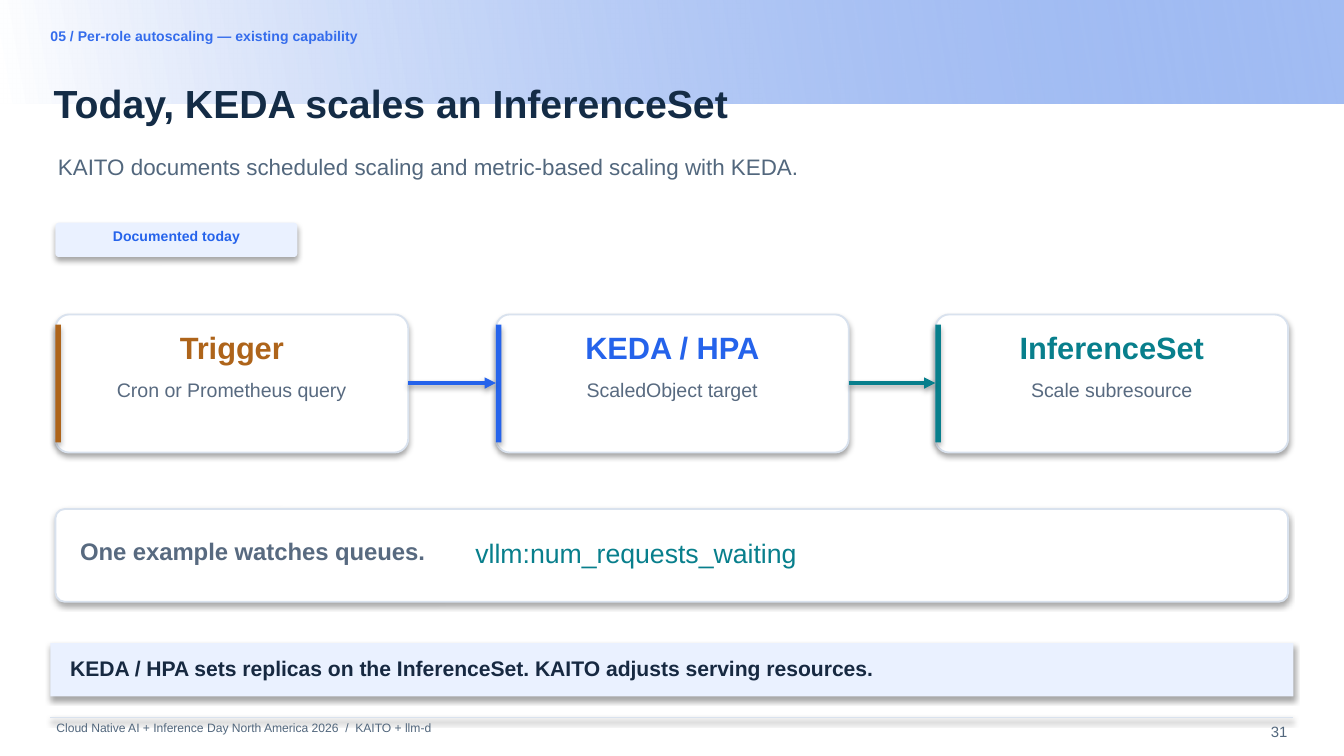
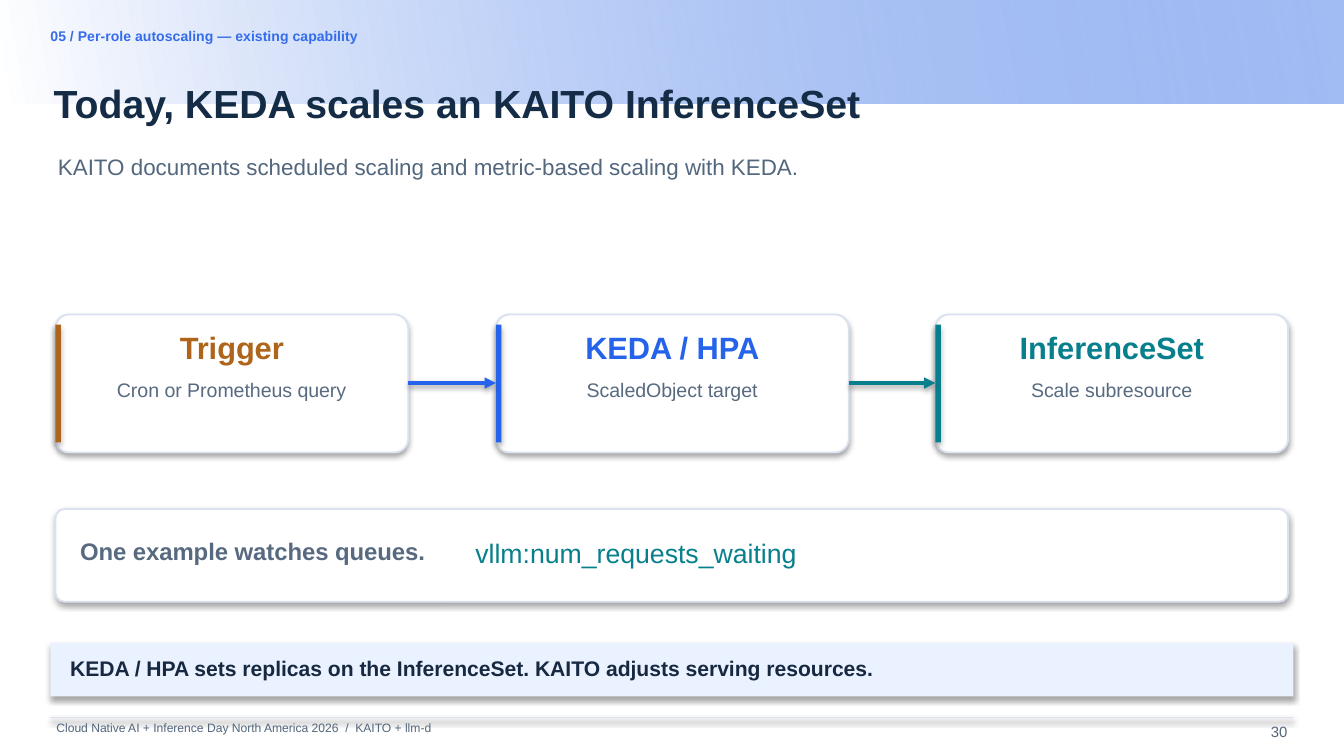
Before and after one commit to andyzhangx/demo, a slide deck: slide 30 of llm/pd-disaggregation/kubecon-na-2026-pd-disaggregation-kaito-llmd.pptx (slide 31 before the commit). Drawn at 1344x756 pixels with LibreOffice and Linux fonts; fonts in the diff are those of the drawing; background and template pictures are left out. Boxes give left, top, right and bottom in pixels: in the first picture for what was removed or moved away, otherwise in the second. Text is boxed around its words. In the diff, an @@ line names an element or a change of style, - is before the commit and + after.

```diff
--- a/llm/pd-disaggregation/kubecon-na-2026-pd-disaggregation-kaito-llmd.pptx
+++ b/llm/pd-disaggregation/kubecon-na-2026-pd-disaggregation-kaito-llmd.pptx
@@ text at bbox=[54, 89, 860, 126]: text changed @@
-Today, KEDA scales an InferenceSet
+Today, KEDA scales an KAITO InferenceSet
@@ rounded rectangle removed at bbox=[55, 223, 297, 258] @@
@@ text removed at bbox=[113, 231, 240, 244] @@
-Documented today
@@ page number at bbox=[1271, 726, 1288, 737]: text changed @@
-31
+30
```
Also in this commit, not shown: 6 other slides changed.
